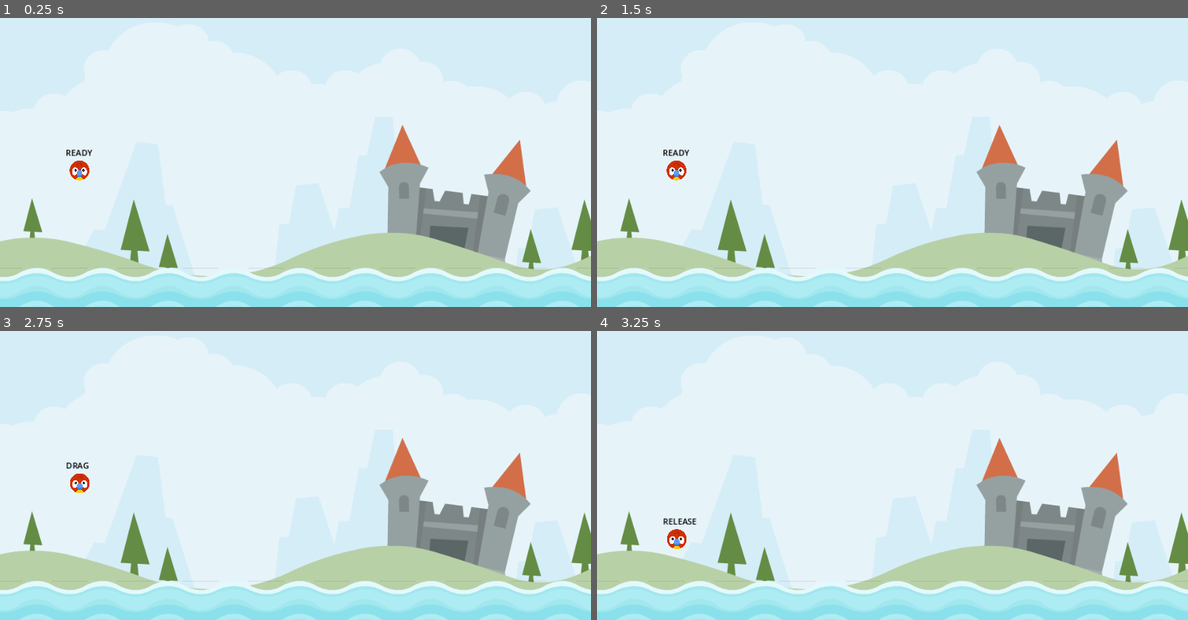
Above: before the commit, frames 1-4 (two rows, left to right).
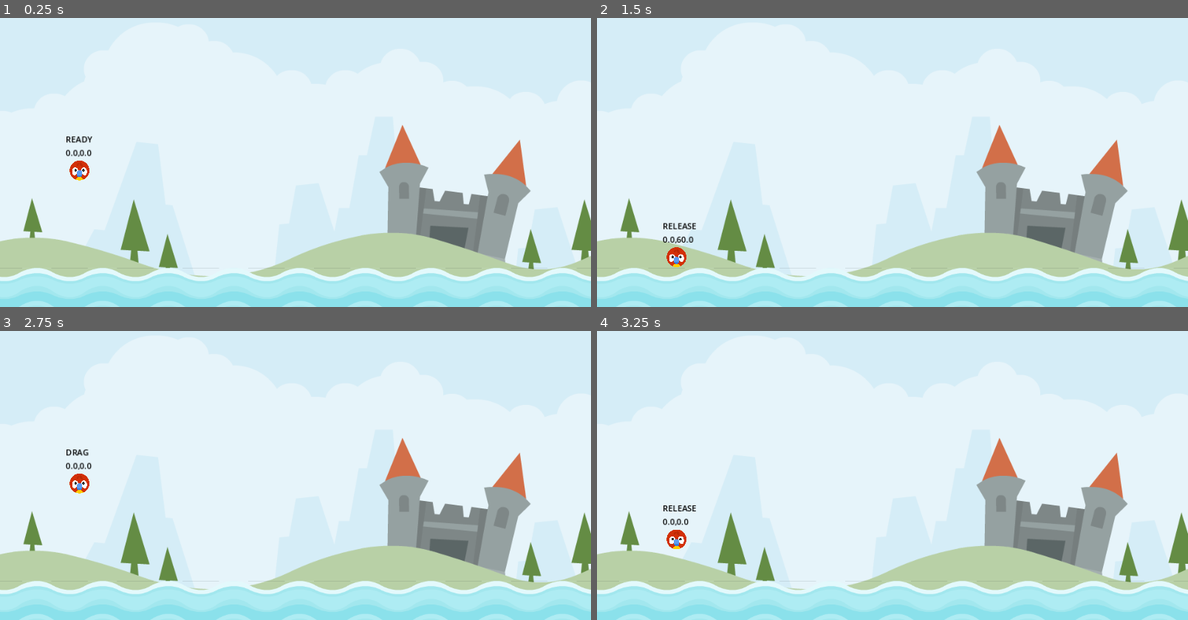
Above: after the commit, the same moments.

Repository: ketanp1204/AngryAnimals
Game: Godot game, scene res://scenes/level/level.tscn
Same seed, same stepped clock (60 frames per second), same inputs: the game is played once before the commit and once after it.
Inputs (mouse positions are in pixels of both pictures, inside the frame that each line leads up to):
- Up to frame 1 (0.25 s): no input
- Up to frame 2 (1.5 s): tap Enter at 0.5 s; drag from (673, 171) to (892, 295) at 0.52 s; drag from (774, 156) to (892, 295) at 1.27 s
- Up to frame 3 (2.75 s): tap Space at 2 s; move the mouse to (76, 484) at 2.02 s; press the mouse at (76, 484) at 2.03 s
- Up to frame 4 (3.25 s): release the mouse at (673, 484) at 2.75 s; tap Enter at 2.75 s; drag from (862, 518) to (715, 403) at 2.77 s

The runs differ from the first frame. In frame 1, 0.1% of the frame differs, in the area x 11-16%, y 40-49%; in frame 2, 0.6%, in the area x 11-17%, y 45-87%; in frame 3, 0.2%; in frame 4, 0.2%.

Commit message:
Added drag functionality to the animal with a clamped limit

Diff:
--- a/scenes/animal/animal.gd
+++ b/scenes/animal/animal.gd
@@ -2,6 +2,14 @@
 
 
 enum ANIMAL_STATE { READY, DRAG, RELEASE }
+
+
+const DRAG_LIM_MAX: Vector2 = Vector2(0, 60)
+const DRAG_LIM_MIN: Vector2 = Vector2(-60, 0)
+
+var _start: Vector2 = Vector2.ZERO
+var _drag_start: Vector2 = Vector2.ZERO
+var _dragged_vector: Vector2 = Vector2.ZERO
 
 var _state: ANIMAL_STATE = ANIMAL_STATE.READY
 @onready var label = $Label
@@ -9,13 +17,14 @@
 
 # Called when the node enters the scene tree for the first time.
 func _ready():
-	pass # Replace with function body.
+	_start = position
 
 
 # Called every frame. 'delta' is the elapsed time since the previous frame.
 func _physics_process(delta):
 	update(delta)
-	label.text = "%s" % ANIMAL_STATE.keys()[_state]
+	label.text = "%s\n" % ANIMAL_STATE.keys()[_state]
+	label.text += "%.1f,%.1f" % [_dragged_vector.x, _dragged_vector.y]
 
 
 func set_new_state(new_state: ANIMAL_STATE) -> void:
@@ -23,7 +32,7 @@
 	if _state == ANIMAL_STATE.RELEASE:
 		freeze = false
 	elif _state == ANIMAL_STATE.DRAG:
-		pass
+		_drag_start = get_global_mouse_position()
 
 
 func detect_release() -> bool:
@@ -34,13 +43,31 @@
 	return false
 
 
+func get_dragged_vector(gmp: Vector2) -> Vector2:
+	return gmp - _drag_start
+
+
+func drag_in_limits() -> void:
+	_dragged_vector.x = clampf(
+		_dragged_vector.x,
+		DRAG_LIM_MIN.x,
+		DRAG_LIM_MAX.x
+	)
+	_dragged_vector.y = clampf(
+		_dragged_vector.y,
+		DRAG_LIM_MIN.y,
+		DRAG_LIM_MAX.y
+	)
+	position = _start + _dragged_vector
+
 func update_drag() -> void:
 
 	if detect_release():
 		return
 
 	var gmp = get_global_mouse_position()
-	position = gmp
+	_dragged_vector = get_dragged_vector(gmp)
+	drag_in_limits()
 
 
 func update(delta: float) -> void:
--- a/scenes/animal/animal.tscn
+++ b/scenes/animal/animal.tscn
@@ -24,9 +24,9 @@
 
 [node name="Label" type="Label" parent="."]
 offset_left = -27.0
-offset_top = -46.0
+offset_top = -72.0
 offset_right = 28.0
-offset_bottom = -23.0
+offset_bottom = -49.0
 theme_override_colors/font_color = Color(0, 0, 0, 1)
 text = "DEBUG
 "
